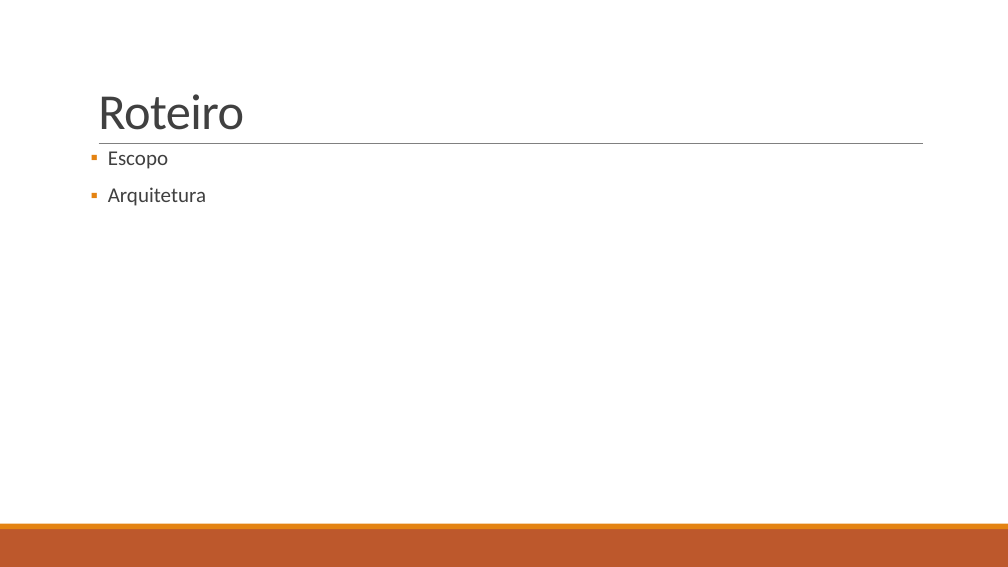
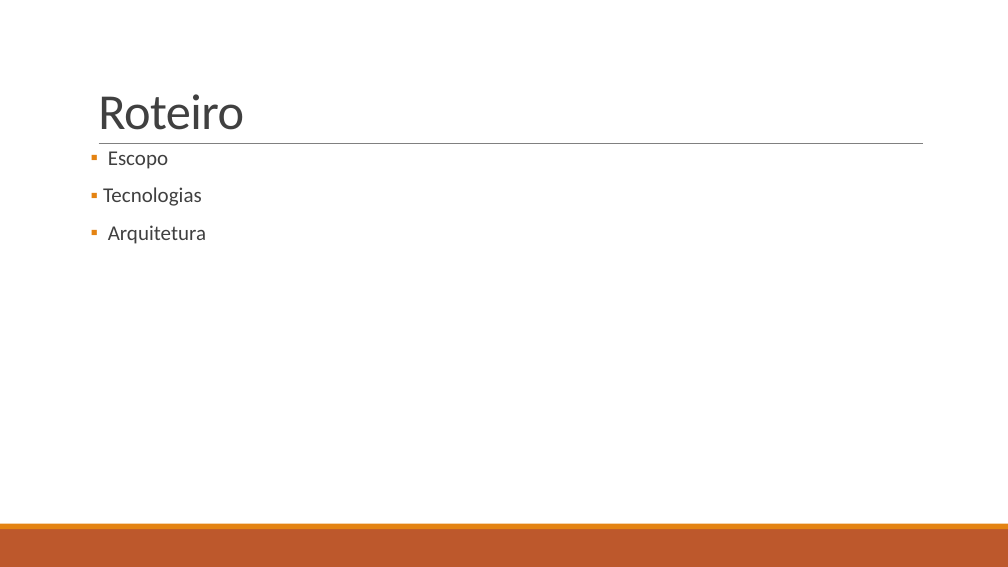
Before and after one commit to jeanvarela/ProjetoContatoFinalizado, a slide deck: slide 2 of Documentacao/Apresentação.pptx. Drawn at 1008x567 pixels with LibreOffice and Linux fonts; fonts in the diff are those of the drawing. Boxes give left, top, right and bottom in pixels: in the first picture for what was removed or moved away, otherwise in the second. Text is boxed around its words. In the diff, an @@ line names an element or a change of style, - is before the commit and + after.

```diff
--- a/Documentacao/Apresentação.pptx
+++ b/Documentacao/Apresentação.pptx
@@ text at [103, 187, 202, 206]: paragraph added @@
+▪ Tecnologias
```
Also in this commit, not shown: 2 slides added, 1 other file.
